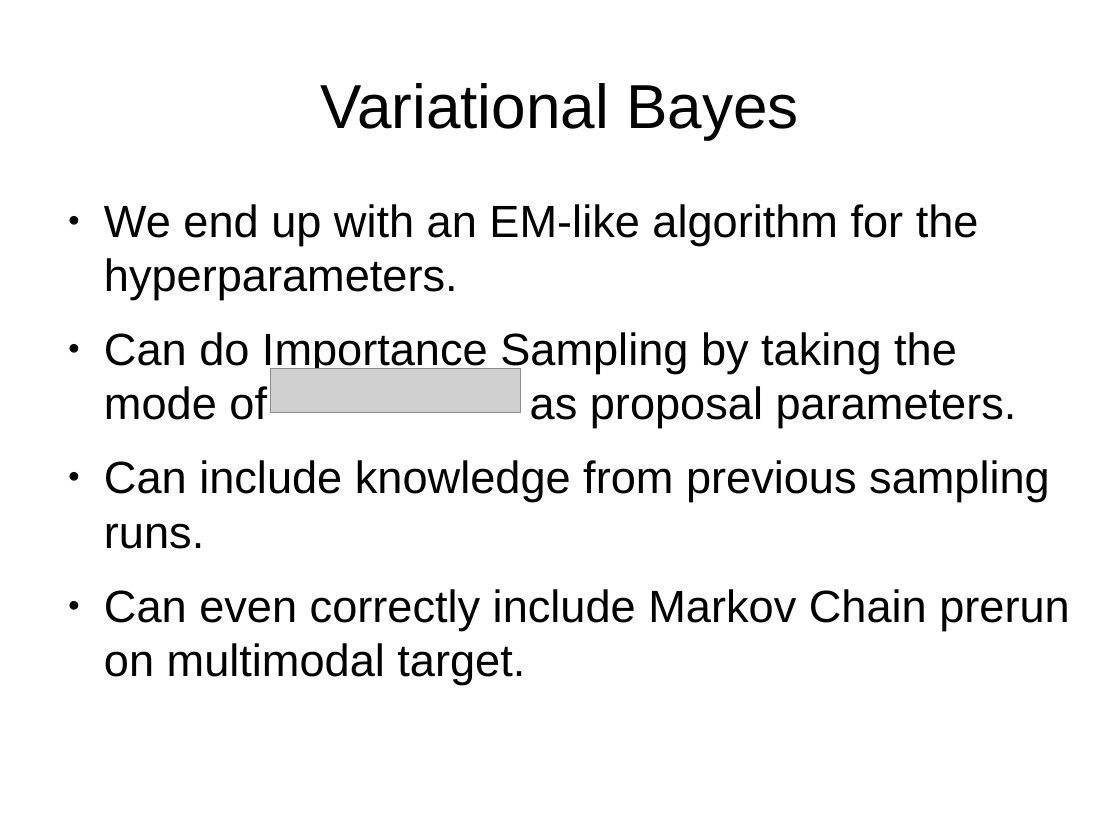
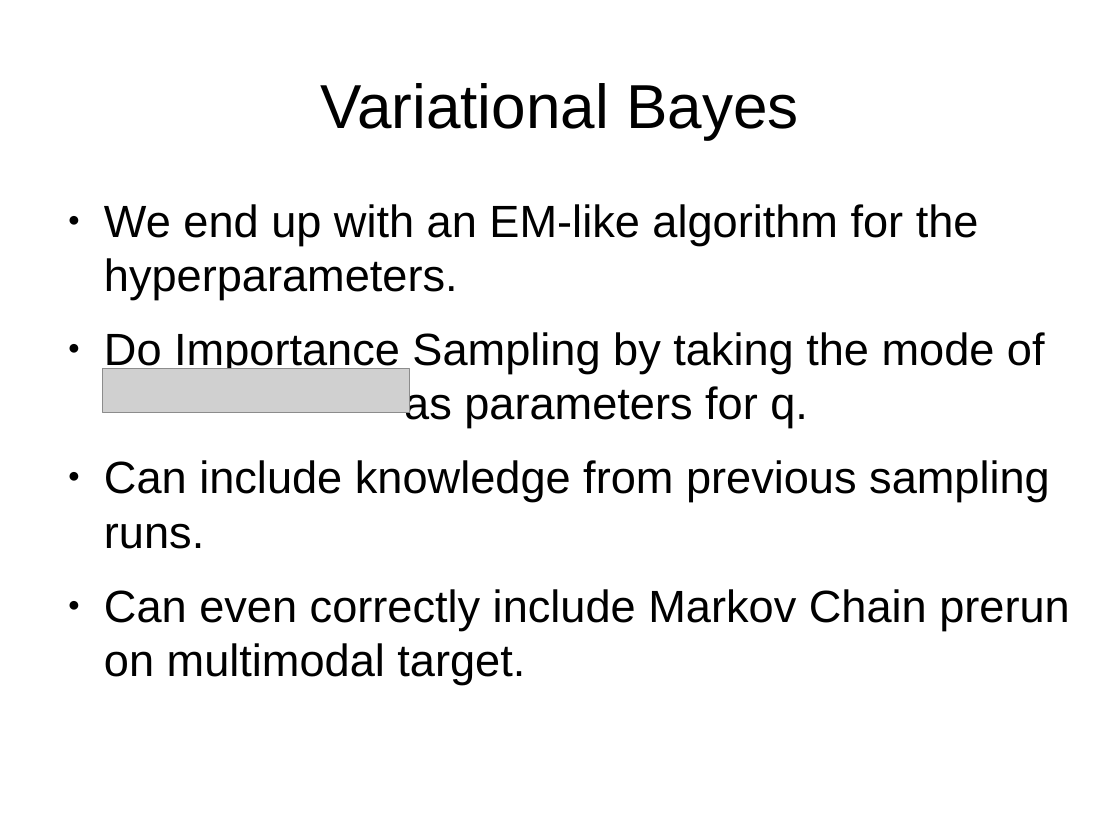
Before and after one commit to jPhy/master_thesis, a slide deck: slide 10 of presentation_25_July_BAT_day/presentation.odp. Drawn at 1120x840 pixels with LibreOffice and Linux fonts; fonts in the diff are those of the drawing; grey boxes stand for pictures. Boxes give left, top, right and bottom in pixels: in the first picture for what was removed or moved away, otherwise in the second. Text is boxed around its words. In the diff, an @@ line names an element or a change of style, - is before the commit and + after.

```diff
--- a/presentation_25_July_BAT_day/presentation.odp
+++ b/presentation_25_July_BAT_day/presentation.odp
@@ text at bbox=[104, 332, 1045, 428]: text changed @@
-● Can do Importance Sampling by taking the mode of as proposal parameters.
+● Do Importance Sampling by taking the mode of as parameters for q.
@@ picture: place and size @@
-picture at bbox=[271, 369, 521, 413]
+picture at bbox=[103, 369, 410, 413]
```
Also in this commit, not shown: 6 other slides changed, 1 slide added, 1 slide removed, 2 other files.
